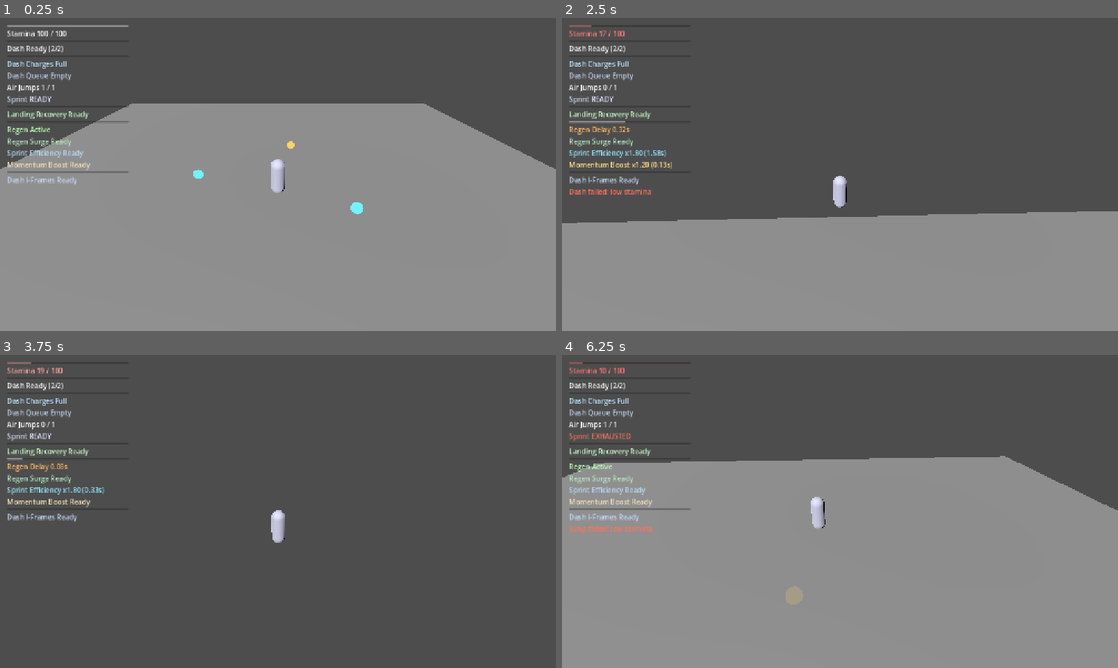
Above: before the commit, frames 1-4 (two rows, left to right).
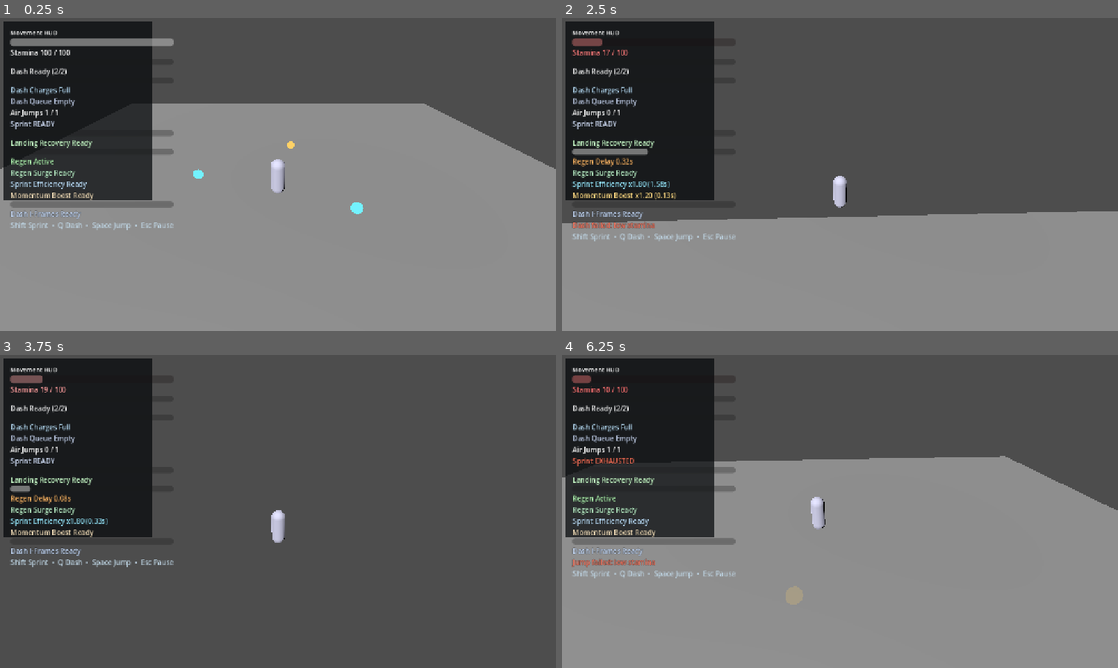
Above: after the commit, the same moments.

Repository: thegoatleroyjenkins/arpg-game
Game: Godot game, scene res://prototype3d/main_3d.tscn
The game is run twice, just before and just after one commit, with the same random seed, the same clock (stepped at 60 frames per second) and the same inputs. This scene is started directly instead of the project's main scene.
Inputs (mouse positions are in pixels of both pictures, inside the frame that each line leads up to):
- Up to frame 1 (0.25 s): no input
- Up to frame 2 (2.5 s): tap Enter (ui_accept) at 0.5 s; move the mouse to (867, 174) at 0.52 s; hold Shift (sprint) 0.53-1.28 s; hold W (move_up) from 0.53 s (still down); tap Q (dash) at 0.6, 2.3 s; tap Space (jump) at 0.77, 1.07, 1.52, 1.55, 1.82, 2.1 s; move the mouse to (812, 174) at 1.27 s; tap Shift (sprint) at 1.35 s; move the mouse to (851, 168) at 2.02 s
- Up to frame 3 (3.75 s): keep holding W (move_up); move the mouse to (272, 517) at 2.77 s; click (272, 517) at 2.85 s; tap Space (jump) at 3.02, 3.32 s; tap Shift (sprint) at 3.05 s; move the mouse to (316, 514) at 3.52 s; tap R (camera_recenter) at 3.6 s
- Up to frame 4 (6.25 s): tap Space (jump) at 3.77, 3.8, 4.07, 4.52, 4.82, 6.02, 6.05 s; move the mouse to (795, 508) at 4.27 s; tap Q (dash) at 4.35, 5.85 s; move the mouse to (845, 511) at 5.02 s; hold Shift (sprint) 5.03-5.78 s; move the mouse to (817, 505) at 5.77 s; release W (move_up) at 5.78 s; hold D (move_right) from 5.78 s (still down)

The runs differ from the first frame. In frame 1, 16% of the frame differs, in the area x 0-32%, y 1-68%; in frame 2, 16%; in frame 3, 15%; in frame 4, 16%, in the area x 0-32%, y 1-72%.

Commit message:
Polish 3D HUD readability and in-game UI guidance

Diff:
--- a/prototype3d/main_3d.tscn
+++ b/prototype3d/main_3d.tscn
@@ -97,14 +97,31 @@
 [node name="StaminaHud" type="CanvasLayer" parent="."]
 script = ExtResource("2_stamina_hud_script")
 
+[node name="HudBackdrop" type="ColorRect" parent="StaminaHud"]
+offset_left = 8.0
+offset_top = 8.0
+offset_right = 352.0
+offset_bottom = 420.0
+color = Color(0.0156863, 0.027451, 0.0392157, 0.72)
+
 [node name="MarginContainer" type="MarginContainer" parent="StaminaHud"]
 offset_left = 16.0
 offset_top = 16.0
-offset_right = 296.0
-offset_bottom = 96.0
+offset_right = 344.0
+offset_bottom = 412.0
+theme_override_constants/margin_left = 8
+theme_override_constants/margin_top = 8
+theme_override_constants/margin_right = 8
+theme_override_constants/margin_bottom = 8
 
 [node name="VBoxContainer" type="VBoxContainer" parent="StaminaHud/MarginContainer"]
 layout_mode = 2
+theme_override_constants/separation = 3
+
+[node name="HudTitle" type="Label" parent="StaminaHud/MarginContainer/VBoxContainer"]
+layout_mode = 2
+theme_override_font_sizes/font_size = 14
+text = "Movement HUD"
 
 [node name="StaminaBar" type="ProgressBar" parent="StaminaHud/MarginContainer/VBoxContainer"]
 layout_mode = 2
@@ -194,6 +211,11 @@
 visible = false
 layout_mode = 2
 text = "Dash failed: low stamina"
+
+[node name="ControlsHintLabel" type="Label" parent="StaminaHud/MarginContainer/VBoxContainer"]
+layout_mode = 2
+theme_override_colors/font_color = Color(0.75, 0.84, 0.9, 1)
+text = "Shift Sprint  •  Q Dash  •  Space Jump  •  Esc Pause"
 
 [node name="PauseMenu" type="CanvasLayer" parent="."]
 process_mode = 3
@@ -227,7 +249,7 @@
 
 [node name="Subtitle" type="Label" parent="PauseMenu/CenterContainer/PanelContainer/MarginContainer/VBoxContainer"]
 layout_mode = 2
-text = "Esc to resume"
+text = "Esc to resume • settings apply instantly"
 horizontal_alignment = 1
 
 [node name="SensitivityRow" type="HBoxContainer" parent="PauseMenu/CenterContainer/PanelContainer/MarginContainer/VBoxContainer"]
--- a/prototype3d/stamina_hud_3d.gd
+++ b/prototype3d/stamina_hud_3d.gd
@@ -30,6 +30,7 @@
 var low_stamina_active: bool = false
 var stamina_warning_left: float = 0.0
 var base_stamina_modulate: Color = Color(1.0, 1.0, 1.0)
+var ui_outline_color: Color = Color(0.02, 0.03, 0.04, 0.95)
 
 func _ready() -> void:
 	var player := get_node_or_null(player_path)
@@ -145,6 +146,7 @@
 		vbox.move_child(move_speed_boost_label, sprint_efficiency_boost_label.get_index() + 1)
 	stamina_warning_label.visible = false
 	stamina_warning_label.modulate = Color(1.0, 0.45, 0.35)
+	_apply_readability_theme()
 	set_process(true)
 	_on_stamina_changed(current_stamina, max_stamina)
 	_on_dash_charges_changed(current_dash_charges, max_dash_charges)
@@ -171,6 +173,41 @@
 		stamina_warning_left = max(0.0, stamina_warning_left - delta)
 		stamina_warning_label.visible = stamina_warning_left > 0.0
 
+func _apply_readability_theme() -> void:
+	var labels: Array[Label] = [
+		stamina_label,
+		dash_cooldown_label,
+		dash_charge_recharge_label,
+		dash_buffer_label,
+		air_jump_label,
+		sprint_state_label,
+		landing_recovery_label,
+		stamina_regen_delay_label,
+		stamina_regen_boost_label,
+		sprint_efficiency_boost_label,
+		dash_invulnerability_label,
+		stamina_warning_label,
+	]
+	if move_speed_boost_label != null:
+		labels.append(move_speed_boost_label)
+	for ui_label in labels:
+		ui_label.add_theme_constant_override("outline_size", 3)
+		ui_label.add_theme_color_override("font_outline_color", ui_outline_color)
+
+	var bars: Array[ProgressBar] = [
+		stamina_bar,
+		dash_cooldown_bar,
+		dash_charge_recharge_bar,
+		landing_recovery_bar,
+		stamina_regen_delay_bar,
+		dash_invulnerability_bar,
+	]
+	for bar in bars:
+		bar.custom_minimum_size = Vector2(0.0, 14.0)
+
+	stamina_bar.custom_minimum_size = Vector2(0.0, 18.0)
+
+
 func _on_stamina_changed(current: float, max_value: float) -> void:
 	stamina_bar.max_value = max(1.0, max_value)
 	stamina_bar.value = clamp(current, 0.0, stamina_bar.max_value)
Not shown, changed: README.md
